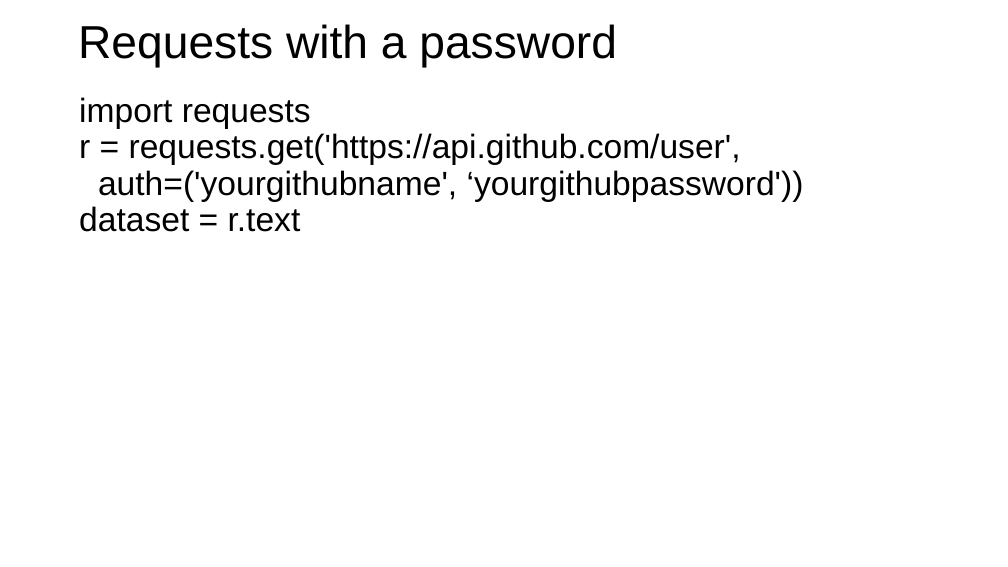
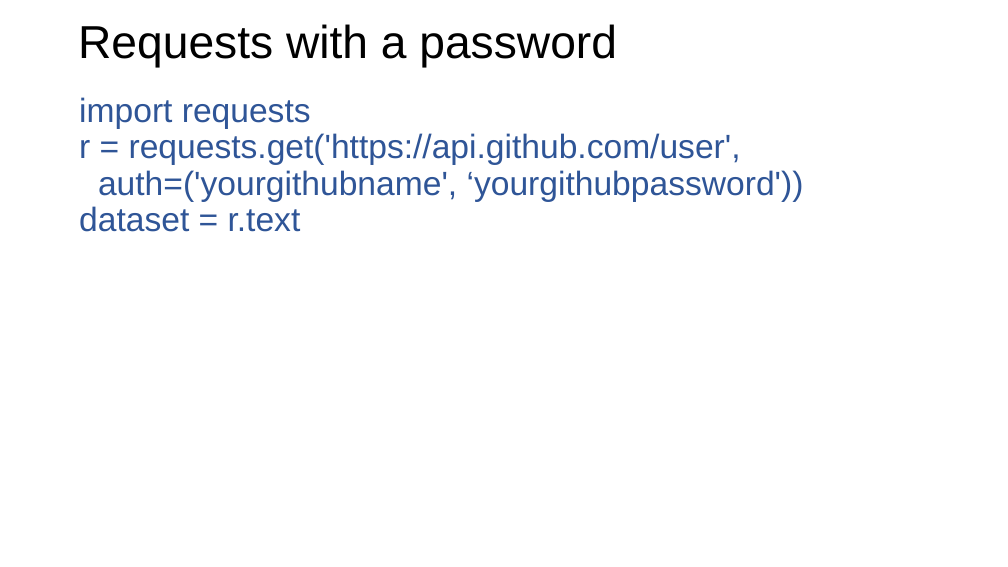
Before and after one commit to bodacea/datascienceforbeginners, a slide deck: slide 24 of Session 03 Acquiring data.ppt (slide 21 before the commit). Drawn at 1008x567 pixels with LibreOffice and Linux fonts; fonts in the diff are those of the drawing. Boxes give left, top, right and bottom in pixels: in the first picture for what was removed or moved away, otherwise in the second. Text is boxed around its words. In the diff, an @@ line names an element or a change of style, - is before the commit and + after.

```diff
--- a/Session 03 Acquiring data.ppt
+++ b/Session 03 Acquiring data.ppt
@@ text "import requests" at (79,97,804,232): text colour #000000 to #2F5597 @@
```
Also in this commit, not shown: 9 other slides changed, 3 slides added, 12 other files.
